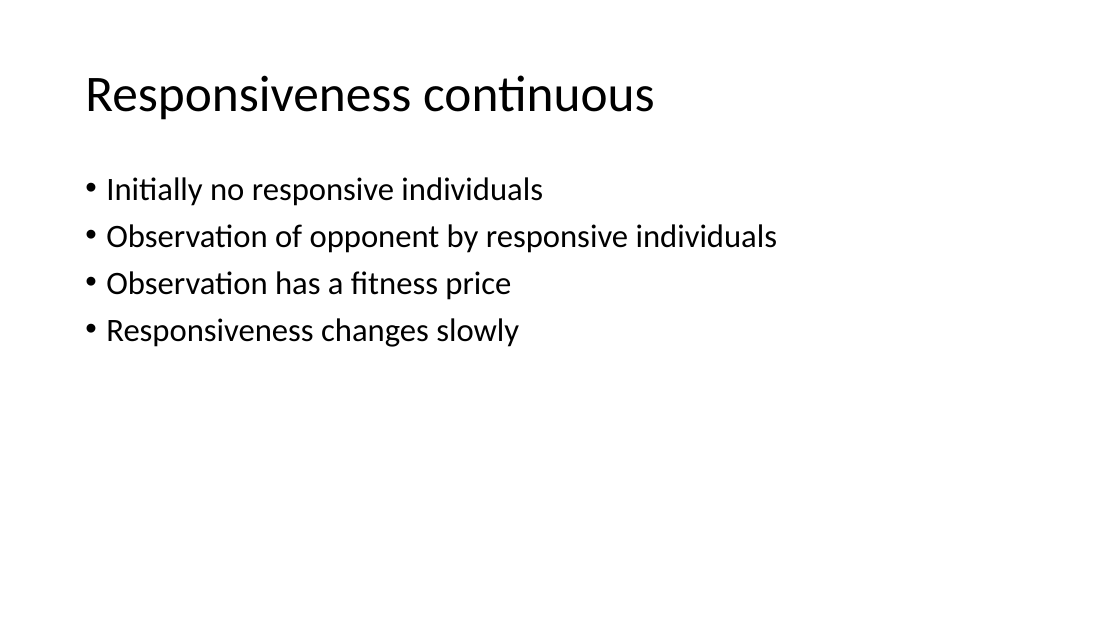
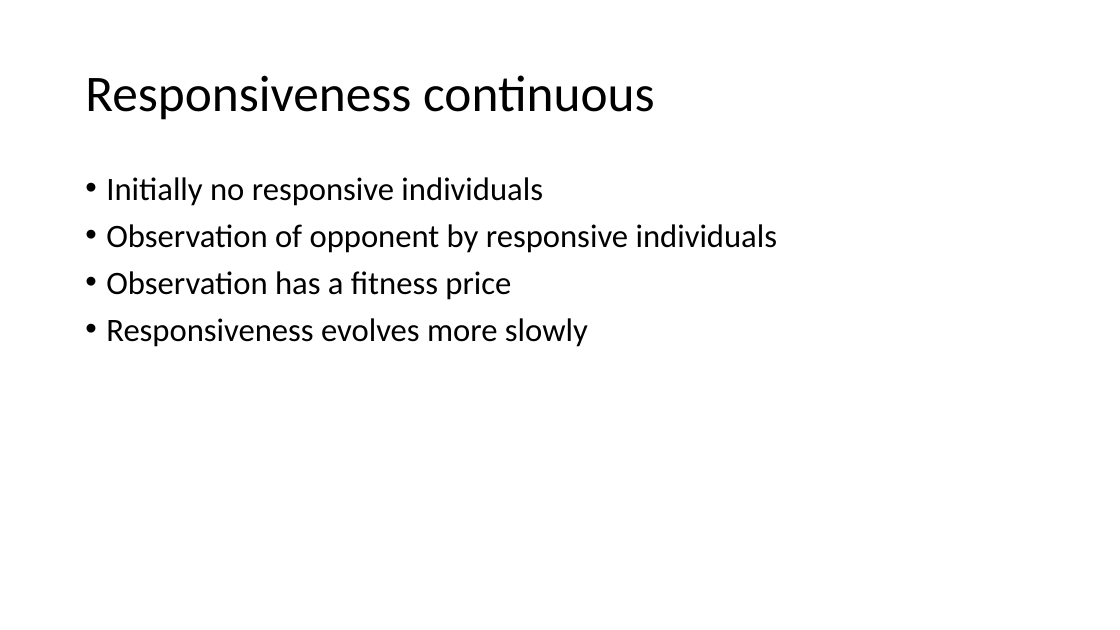
Before and after one commit to J-Damhuis/Cooperation, a slide deck: slide 10 of Presentations/Presentation_18-01-2019.pptx. Drawn at 1120x630 pixels with LibreOffice and Linux fonts; fonts in the diff are those of the drawing. Boxes give left, top, right and bottom in pixels: in the first picture for what was removed or moved away, otherwise in the second. Text is boxed around its words. In the diff, an @@ line names an element or a change of style, - is before the commit and + after.

```diff
--- a/Presentations/Presentation_18-01-2019.pptx
+++ b/Presentations/Presentation_18-01-2019.pptx
@@ text at (106, 318, 588, 347): text changed @@
-• Responsiveness changes slowly
+• Responsiveness evolves more slowly
```
Also in this commit, not shown: 2 other slides changed, 1 other file.
